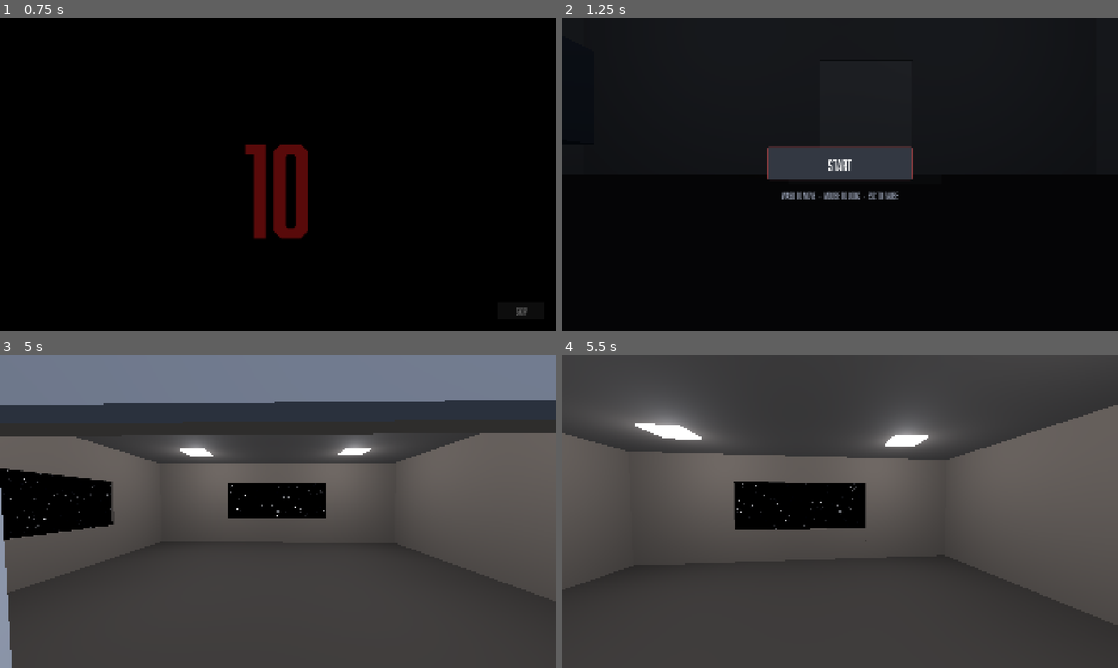
Above: before the commit, frames 1-4 (two rows, left to right).
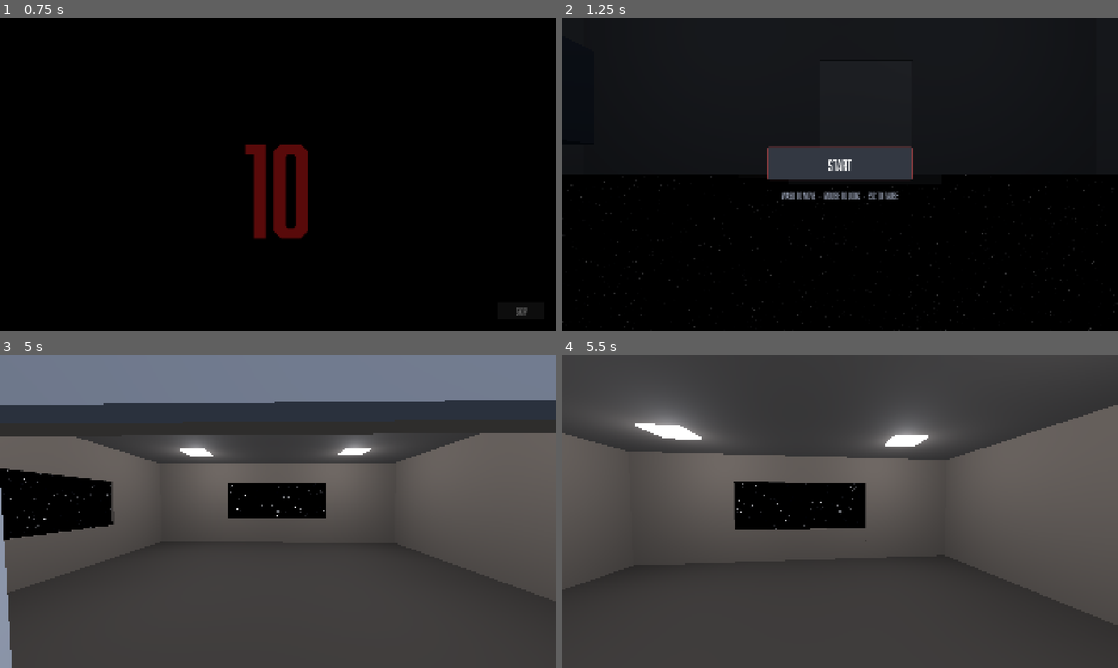
Above: after the commit, the same moments.

Repository: Joony/gmtk-game-jam-2026
Game: Godot game, scene res://scenes/intro.tscn
The game is run twice, just before and just after one commit, with the same random seed, the same clock (stepped at 60 frames per second) and the same inputs.
Inputs (mouse positions are in pixels of both pictures, inside the frame that each line leads up to):
- Up to frame 1 (0.75 s): click "Skip" at 0.5 s
- Up to frame 2 (1.25 s): no input
- Up to frame 3 (5 s): click "START" at 1.25 s; tap Enter at 2 s; move the mouse to (305, 511) at 2.02 s; press the mouse at (305, 511) at 2.03 s; hold W (forward) from 2.03 s (still down); tap Space (jump) at 2.27, 3.02, 4.52 s; move the mouse to (250, 511) at 2.77 s; release the mouse at (250, 511) at 2.78 s; tap E (interact) at 2.85 s; click (250, 511) at 3.05 s; move the mouse to (289, 505) at 3.52 s; press the mouse at (289, 505) at 3.53 s; move the mouse to (272, 517) at 4.27 s; release the mouse at (272, 517) at 4.28 s; click (272, 517) at 4.35 s
- Up to frame 4 (5.5 s): keep holding W (forward); move the mouse to (878, 514) at 5.02 s; hold E (interact) from 5.03 s (still down); tap Space (jump) at 5.27 s; click (878, 514) at 5.3 s

Frame 1 is identical in both runs. In frame 2, 0.1% of the frame differs, in the area x 0-100%, y 50-100%; in frame 3, less than 0.1%; in frame 4, less than 0.1%.

Commit message:
Convert the starfield to a backdrop shell and put a station outside
Windows were opaque panes with the starfield drawn on them, so nothing could ever
be outside the hull. The starfield now lives on an inverted sphere around the ship
and windows build no pane, making them genuine holes. A space station sits ~74m
off the port side, lit by an exterior sun confined to render layer 2 so it cannot
leak into the interior lighting.

Co-Authored-By: Claude Fable 5 <noreply@anthropic.com>

Diff:
--- /dev/null
+++ b/assets/materials/starfield.tres
@@ -0,0 +1,6 @@
+[gd_resource type="ShaderMaterial" load_steps=2 format=3]
+
+[ext_resource type="Shader" path="res://assets/shaders/starfield.gdshader" id="1_shader"]
+
+[resource]
+shader = ExtResource("1_shader")
--- a/scenes/game.tscn
+++ b/scenes/game.tscn
@@ -10,6 +10,14 @@
 [ext_resource type="Script" path="res://scripts/level/ship_layout.gd" id="8_ship"]
 [ext_resource type="Script" path="res://scripts/level/lighting_controller.gd" id="9_lighting"]
 [ext_resource type="Script" path="res://scripts/level/ship_motion.gd" id="10_motion"]
+[ext_resource type="ShaderMaterial" path="res://assets/materials/starfield.tres" id="11_starfield"]
+[ext_resource type="PackedScene" path="res://scenes/props/space_station.tscn" id="12_station"]
+
+[sub_resource type="SphereMesh" id="SphereMesh_shell"]
+radius = 1400.0
+height = 2800.0
+radial_segments = 32
+rings = 16
 
 [sub_resource type="Environment" id="Environment_game"]
 background_mode = 1
@@ -32,6 +40,19 @@
 
 [node name="WorldEnvironment" type="WorldEnvironment" parent="."]
 environment = SubResource("Environment_game")
+
+[node name="Starfield" type="MeshInstance3D" parent="." groups=["starfield"]]
+mesh = SubResource("SphereMesh_shell")
+surface_material_override/0 = ExtResource("11_starfield")
+
+[node name="ExteriorSun" type="DirectionalLight3D" parent="."]
+transform = Transform3D(0.7, -0.42, 0.58, 0, 0.81, 0.58, -0.71, -0.41, 0.57, 0, 40, 0)
+light_energy = 1.5
+light_cull_mask = 2
+shadow_enabled = false
+
+[node name="Station" parent="." instance=ExtResource("12_station")]
+transform = Transform3D(0.87, 0, -0.5, 0, 1, 0, 0.5, 0, 0.87, -74, 6, 0)
 
 [node name="Motion" type="Node" parent="."]
 script = ExtResource("10_motion")
--- /dev/null
+++ b/scenes/props/space_station.tscn
@@ -0,0 +1,81 @@
+[gd_scene load_steps=9 format=3]
+
+; Real geometry outside the hull, visible through the windows now that they are holes.
+; Everything here sits on render layer 2 so the exterior sun lights it WITHOUT leaking
+; into the ship's interior (the sun's light_cull_mask matches this layer).
+
+[sub_resource type="StandardMaterial3D" id="Mat_hull"]
+albedo_color = Color(0.62, 0.63, 0.66, 1)
+roughness = 0.85
+
+[sub_resource type="StandardMaterial3D" id="Mat_dark"]
+albedo_color = Color(0.18, 0.20, 0.26, 1)
+roughness = 0.7
+
+[sub_resource type="StandardMaterial3D" id="Mat_lit"]
+albedo_color = Color(1, 0.86, 0.6, 1)
+emission_enabled = true
+emission = Color(1, 0.82, 0.5, 1)
+emission_energy_multiplier = 2.5
+
+[sub_resource type="CylinderMesh" id="Mesh_hub"]
+top_radius = 3.4
+bottom_radius = 3.4
+height = 18.0
+radial_segments = 20
+
+[sub_resource type="TorusMesh" id="Mesh_ring"]
+inner_radius = 9.0
+outer_radius = 11.5
+rings = 24
+
+[sub_resource type="BoxMesh" id="Mesh_panel"]
+size = Vector3(16, 0.25, 5)
+
+[sub_resource type="BoxMesh" id="Mesh_spar"]
+size = Vector3(1.1, 1.1, 26)
+
+[sub_resource type="BoxMesh" id="Mesh_lit"]
+size = Vector3(0.5, 0.5, 7)
+
+[node name="SpaceStation" type="Node3D"]
+
+[node name="Hub" type="MeshInstance3D" parent="."]
+layers = 2
+mesh = SubResource("Mesh_hub")
+surface_material_override/0 = SubResource("Mat_hull")
+
+[node name="Ring" type="MeshInstance3D" parent="."]
+layers = 2
+transform = Transform3D(1, 0, 0, 0, 1, 0, 0, 0, 1, 0, 2, 0)
+mesh = SubResource("Mesh_ring")
+surface_material_override/0 = SubResource("Mat_hull")
+
+[node name="Spar" type="MeshInstance3D" parent="."]
+layers = 2
+mesh = SubResource("Mesh_spar")
+surface_material_override/0 = SubResource("Mat_dark")
+
+[node name="PanelA" type="MeshInstance3D" parent="."]
+layers = 2
+transform = Transform3D(1, 0, 0, 0, 1, 0, 0, 0, 1, -12, 8, 0)
+mesh = SubResource("Mesh_panel")
+surface_material_override/0 = SubResource("Mat_dark")
+
+[node name="PanelB" type="MeshInstance3D" parent="."]
+layers = 2
+transform = Transform3D(1, 0, 0, 0, 1, 0, 0, 0, 1, 12, 8, 0)
+mesh = SubResource("Mesh_panel")
+surface_material_override/0 = SubResource("Mat_dark")
+
+[node name="LightsA" type="MeshInstance3D" parent="."]
+layers = 2
+transform = Transform3D(1, 0, 0, 0, 1, 0, 0, 0, 1, 3.5, 3, 0)
+mesh = SubResource("Mesh_lit")
+surface_material_override/0 = SubResource("Mat_lit")
+
+[node name="LightsB" type="MeshInstance3D" parent="."]
+layers = 2
+transform = Transform3D(1, 0, 0, 0, 1, 0, 0, 0, 1, -3.5, -3, 0)
+mesh = SubResource("Mesh_lit")
+surface_material_override/0 = SubResource("Mat_lit")
--- a/scripts/level/room_builder.gd
+++ b/scripts/level/room_builder.gd
@@ -36,7 +36,6 @@
 const GROUP_LIGHT := &"room_lights"
 const GROUP_DOOR := &"room_door"
 const GROUP_LIGHT_PANEL := &"room_light_panels"
-const GROUP_WINDOW := &"space_windows"
 const GROUP_WINDOW_GLASS := &"space_window_glass"
 
 @export var tile_size: float = 1.0
@@ -158,26 +157,16 @@
 	if height <= 0.01:
 		return
 
-	var pane := MeshInstance3D.new()
-	pane.name = "Window_%s" % opening.id
-	var quad := QuadMesh.new()
-	quad.size = Vector2(opening.width * tile_size, height)
-	pane.mesh = quad
-	pane.material_override = _starfield_material()
-
+	# No pane: the starfield is a backdrop shell around the whole ship (see
+	# ShipMotion), so a window is a genuine hole and anything outside the hull —
+	# a station, a planet, debris — is simply visible through it.
 	var at := grid_to_world(opening.position.x, opening.position.y)
-	pane.position = Vector3(at.x, opening.sill + height * 0.5, at.y)
-	# A QuadMesh faces +Z; an opening spanning Z sits in a wall whose normal is X.
-	if opening.axis == Doorway.Axis.Z:
-		pane.rotate_y(PI * 0.5)
-	pane.add_to_group(GROUP_WINDOW)
-	_built_root.add_child(pane)
-
-	# Glass. Without it the opening is a hole: the player can't fit through (the sill
-	# blocks them) but a thrown crate would sail out into space.
+
+	# Glass. The opening is a real hole now: the player can't fit through (the sill
+	# blocks them) but a thrown crate would otherwise sail out into space.
 	var glass := StaticBody3D.new()
 	glass.name = "WindowGlass_%s" % opening.id
-	glass.position = pane.position
+	glass.position = Vector3(at.x, opening.sill + height * 0.5, at.y)
 	var shape := CollisionShape3D.new()
 	shape.name = "Shape"
 	var box := BoxShape3D.new()
@@ -193,15 +182,6 @@
 	_built_root.add_child(glass)
 
 
-## One shared material across every window, so ShipMotion updates them all at once.
-func _starfield_material() -> ShaderMaterial:
-	if _materials.has("starfield"):
-		return _materials["starfield"]
-	var material := ShaderMaterial.new()
-	material.shader = load("res://assets/shaders/starfield.gdshader")
-	_materials["starfield"] = material
-	return material
-
 
 func _build_door(doorway: Doorway) -> void:
 	var door := SlidingDoor.new()
--- a/scripts/level/ship_motion.gd
+++ b/scripts/level/ship_motion.gd
@@ -1,12 +1,18 @@
 class_name ShipMotion
 extends Node
 
-# The ship's travel state, and the single source of truth every window reads from — so
-# they can never disagree about speed or heading.
+# The ship's travel state, and the single source of truth for the starfield.
 #
-# Same pattern as LightingController: values are pushed to everything in the
-# `space_windows` group each frame, so a window built later (a new room, a repaired
-# section) picks up the current motion with no registration step.
+# The stars live on a BACKDROP SHELL around the ship, not on panes in the windows.
+# That makes each window a genuine hole: real geometry outside the hull (a station,
+# a planet, debris) is simply visible through it, correctly occluded by the walls and
+# correctly parallaxed, because it is actually there.
+#
+# Same push-to-a-group pattern as LightingController, so anything added to the
+# `starfield` group later is driven with no registration step.
+
+## Anything carrying the starfield material — currently the backdrop shell.
+const GROUP_STARFIELD := &"starfield"
 
 signal speed_changed(speed: float)
 
@@ -52,8 +58,10 @@
 
 func _apply() -> void:
 	var fraction := speed_fraction()
-	for pane in get_tree().get_nodes_in_group(RoomBuilder.GROUP_WINDOW):
-		var material := (pane as MeshInstance3D).material_override as ShaderMaterial
+	for pane in get_tree().get_nodes_in_group(GROUP_STARFIELD):
+		var material := (pane as MeshInstance3D).get_surface_override_material(0) as ShaderMaterial
+		if material == null:
+			material = (pane as MeshInstance3D).material_override as ShaderMaterial
 		if material == null:
 			continue
 		material.set_shader_parameter("travel_direction", travel_direction.normalized())
--- a/tests/smoke_space_windows.gd
+++ b/tests/smoke_space_windows.gd
@@ -37,25 +37,27 @@
 
 	var motion: ShipMotion = game.get_node("Motion")
 	var ship: Node3D = game.get_node("Ship")
-	var panes := get_nodes_in_group(RoomBuilder.GROUP_WINDOW)
-	_check("the ship has windows (%d)" % panes.size(), panes.size() >= 2)
-	if panes.is_empty():
+	# --- The starfield is a BACKDROP SHELL, not panes in the windows ---------
+	# That is what makes each window a genuine hole, so real exterior geometry shows
+	# through it, occluded by the walls and parallaxed because it is actually there.
+	var shells := get_nodes_in_group(ShipMotion.GROUP_STARFIELD)
+	_check("there is a starfield shell (%d)" % shells.size(), shells.size() == 1)
+	if shells.is_empty():
 		_report()
 		return
 
-	# --- The pane and its shader --------------------------------------------
-	var pane: MeshInstance3D = panes[0]
-	var material: ShaderMaterial = pane.material_override as ShaderMaterial
-	_check("window uses a ShaderMaterial", material != null)
+	var shell: MeshInstance3D = shells[0]
+	var material: ShaderMaterial = shell.get_surface_override_material(0) as ShaderMaterial
+	_check("the shell carries a ShaderMaterial", material != null)
 	_check("the starfield shader is loaded", material != null and material.shader != null)
-	_check("pane is sized to the opening", (pane.mesh as QuadMesh).size.x > 0.5)
+	_check("the shell encloses the ship", (shell.mesh as SphereMesh).radius > 200.0)
 
-	# One shared material, so windows cannot disagree about speed or heading.
-	var shared := true
-	for other in panes:
-		if (other as MeshInstance3D).material_override != material:
-			shared = false
-	_check("all windows share one material", shared)
+	# Windows must build NO pane — a pane would hide anything outside the hull.
+	var panes := 0
+	for node in ship.get_node("Built").find_children("*", "MeshInstance3D", true, false):
+		if node.mesh is QuadMesh:
+			panes += 1
+	_check("windows build no pane (%d found)" % panes, panes == 0)
 
 	# --- The opening is really cut through the wall -------------------------
 	# Find the window opening in the ship's data, then prove no wall piece covers
@@ -98,7 +100,11 @@
 
 		# Glass, or thrown items would fly out into space.
 		var glazing := get_nodes_in_group(RoomBuilder.GROUP_WINDOW_GLASS)
-		_check("every opening is glazed (%d panes, %d glass)" % [panes.size(), glazing.size()], glazing.size() == panes.size())
+		var window_count := 0
+		for candidate2 in ship.doorways:
+			if candidate2.fit_window:
+				window_count += 1
+		_check("every opening is glazed (%d windows, %d glass)" % [window_count, glazing.size()], glazing.size() == window_count)
 
 	# --- Motion drives the starfield ----------------------------------------
 	motion.speed = motion.cruise_speed
@@ -149,6 +155,27 @@
 		float(material.get_shader_parameter("destination_brightness")) > 0.5
 	)
 
+	# --- Real geometry outside the hull -------------------------------------
+	var station: Node3D = game.get_node_or_null("Station")
+	_check("there is a station outside", station != null)
+	if station != null:
+		_check(
+			"the station is outside the hull (%.0fm out)" % absf(station.global_position.x),
+			absf(station.global_position.x) > 20.0
+		)
+		var hub: MeshInstance3D = station.get_node("Hub")
+		# Layer 2 keeps the exterior sun off the interior.
+		_check("station renders on the exterior layer (%d)" % hub.layers, hub.layers == 2)
+		_check("the station is inside the shell", station.global_position.length() < (shell.mesh as SphereMesh).radius)
+
+	var sun: DirectionalLight3D = game.get_node_or_null("ExteriorSun")
+	_check("there is an exterior sun", sun != null)
+	if sun != null:
+		_check(
+			"the exterior sun cannot light the interior (cull mask %d)" % sun.light_cull_mask,
+			sun.light_cull_mask == 2
+		)
+
 	_report()
 
 
Not shown: 1 places in scenes/game.tscn that only renumber resources
Not shown, changed: TODO.md
Not shown, changed: docs/LOG.md
Not shown, changed: docs/features/space-windows.md
